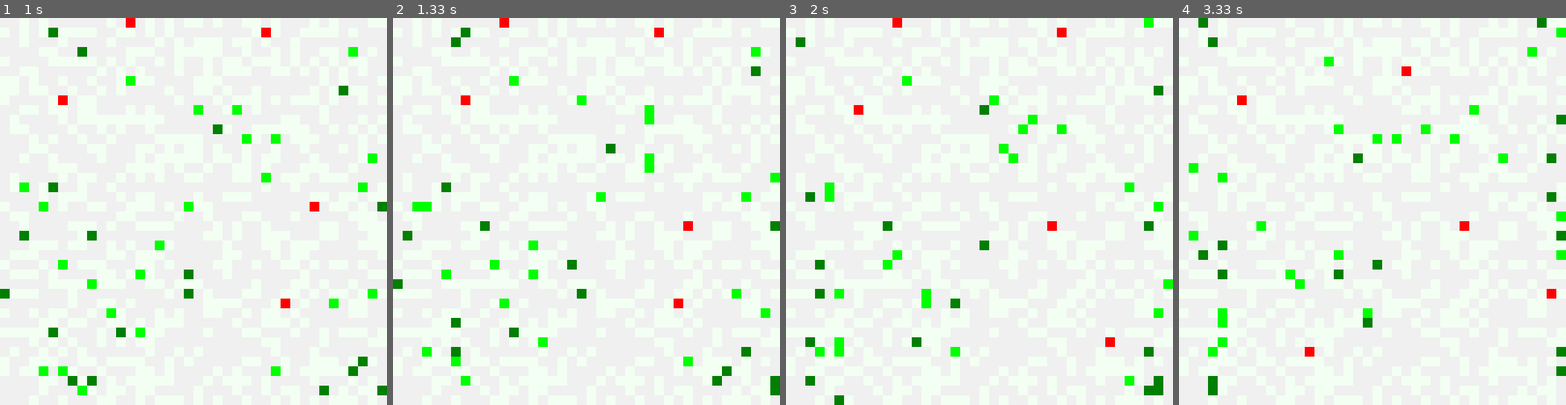
Above: before the commit, frames 1-4 (left to right).
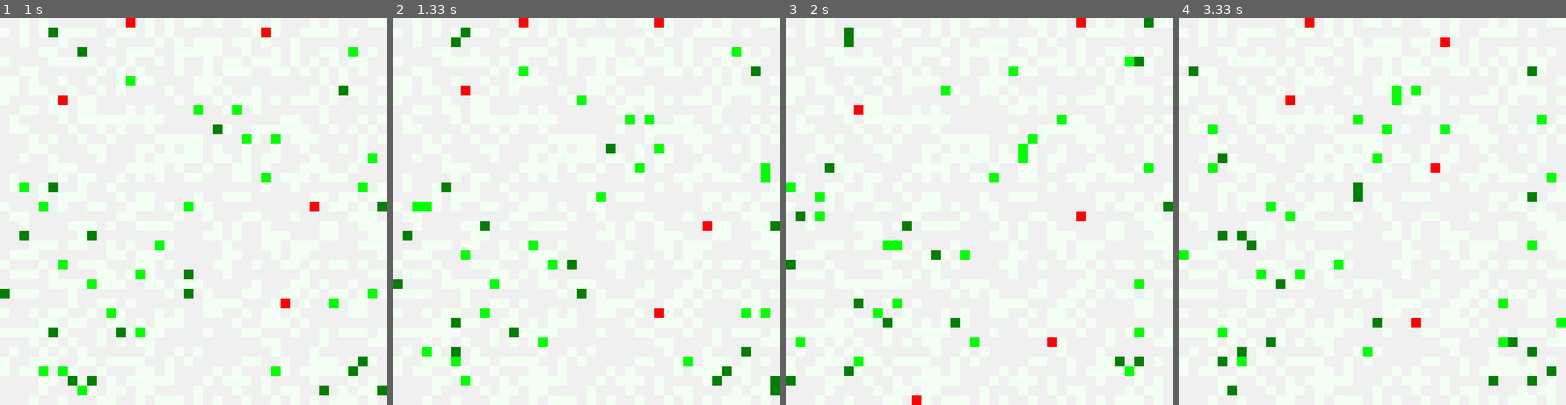
Above: after the commit, the same moments.

Repository: snisarg/263C
Game: pygame game, started from game.py
The game is run twice, just before and just after one commit, with the same random seed, the same clock (stepped at 60 frames per second) and the same inputs. The source is Python 2; it was converted automatically to run under Python 3.
Inputs:
- Up to frame 1 (1 s): no input
- Up to frame 2 (1.33 s): no input
- Up to frame 3 (2 s): no input
- Up to frame 4 (3.33 s): no input

Frame 1 is identical in both runs. In frame 2, 2.1% of the frame differs, in the area x 12-100%, y 0-78%; in frame 3, 5.6%; in frame 4, 6.0%, in the area x 0-100%, y 0-98%.

Commit message:
Wait time added after Hard prey fights back

Diff:
--- a/grid.py
+++ b/grid.py
@@ -173,6 +173,8 @@
         # Process the movement and results
         # Right now only Predators can take actions of their movement.
         for predator in self.predators:
+            # Reduce wait time
+            predator.reduce_wait()
             predator.act()
             predator.update_energy(-1)
         self.clock += 1  # increment timer.
